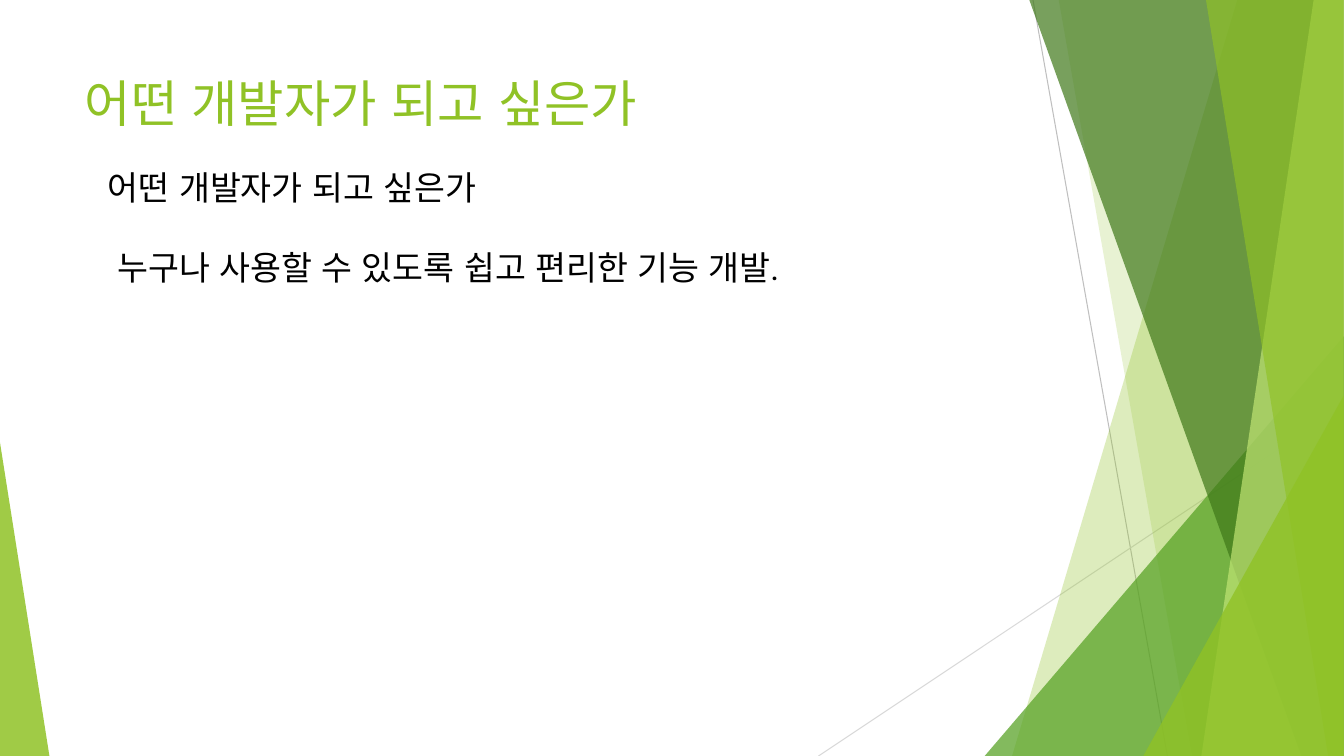
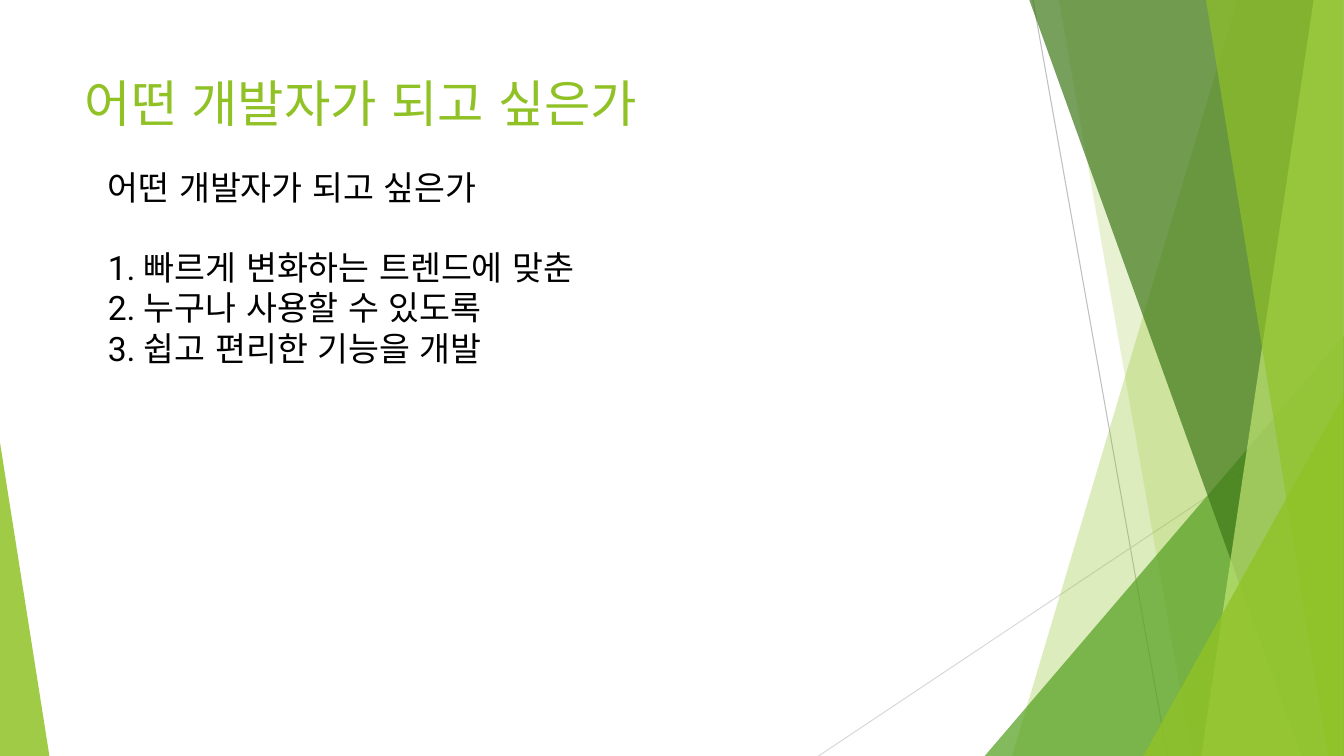
Before and after one commit to sh1nheewon/Biz-2023-11-505-java, a slide deck: slide 4 of 개발자의삶_신희원.pptx. Drawn at 1344x756 pixels with LibreOffice and Linux fonts; fonts in the diff are those of the drawing. Boxes give left, top, right and bottom in pixels: in the first picture for what was removed or moved away, otherwise in the second. Text is boxed around its words. In the diff, an @@ line names an element or a change of style, - is before the commit and + after.

```diff
--- a/개발자의삶_신희원.pptx
+++ b/개발자의삶_신희원.pptx
@@ text at [108,252,574,364]: text changed @@
-누구나 사용할 수 있도록 쉽고 편리한 기능 개발.
+1. 빠르게 변화하는 트렌드에 맞춘
+2. 누구나 사용할 수 있도록
+3. 쉽고 편리한 기능을 개발
```
Also in this commit, not shown: 2 other slides changed, 23 other files.
